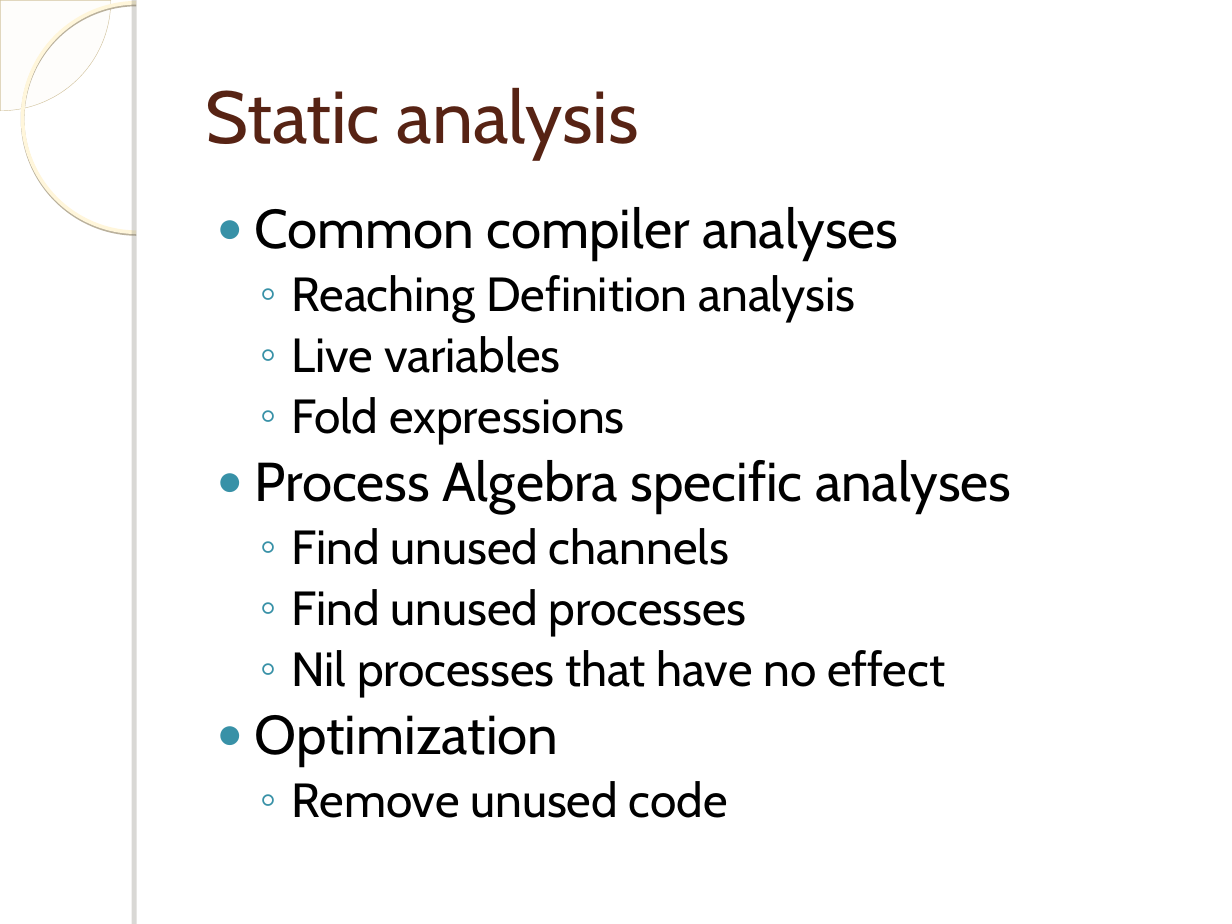
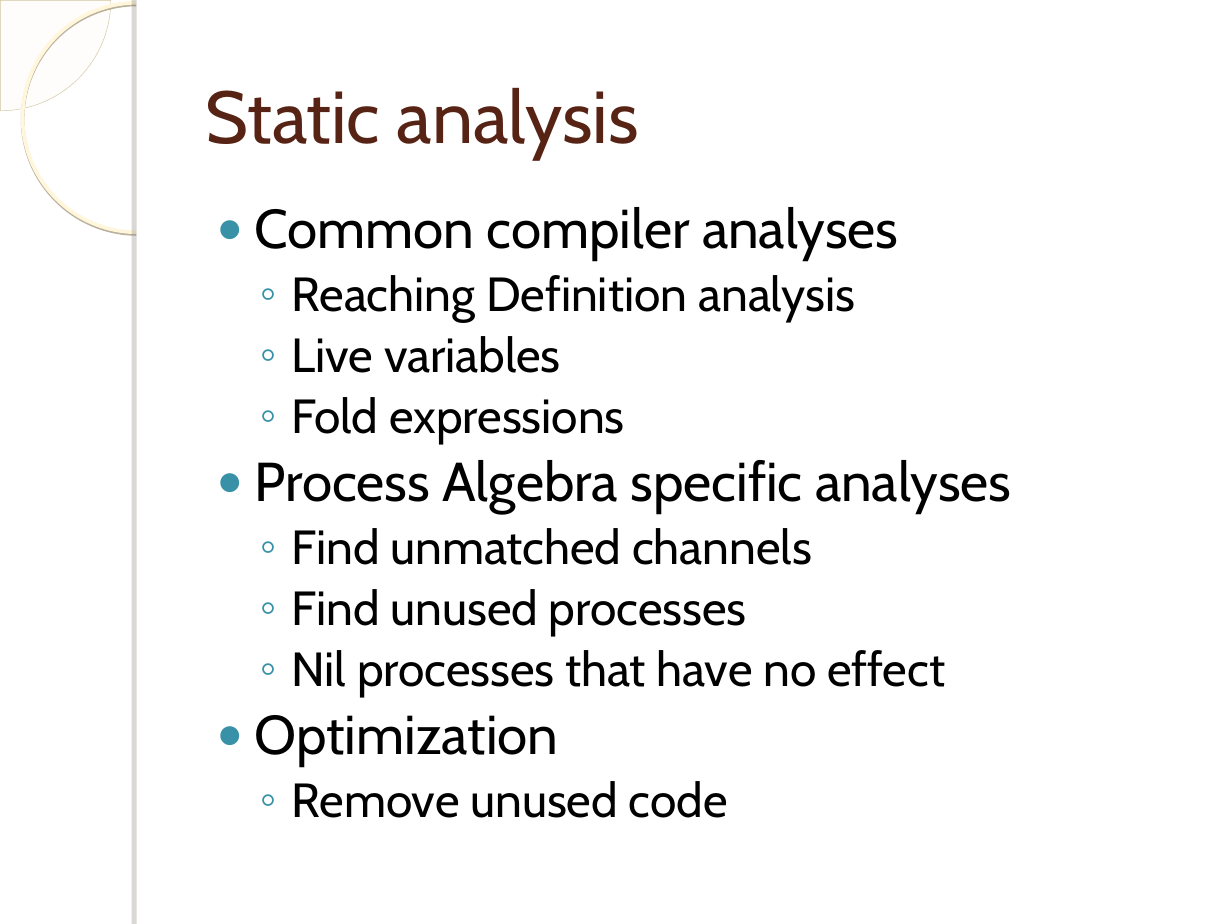
Before and after one commit to einaregilsson/Process-Language-Runtime, a slide deck: slide 13 of presentation.ppt. Drawn at 1232x924 pixels with LibreOffice and Linux fonts; fonts in the diff are those of the drawing; background and template pictures are left out. Boxes give left, top, right and bottom in pixels: in the first picture for what was removed or moved away, otherwise in the second. Text is boxed around its words. In the diff, an @@ line names an element or a change of style, - is before the commit and + after.

Commit message:
Presentation ready

```diff
--- a/presentation.ppt
+++ b/presentation.ppt
@@ text at (292, 528, 812, 565): text changed @@
-  ◦ Find unused channels
+  ◦ Find unmatched channels
```
Also in this commit, not shown: 4 other files.
